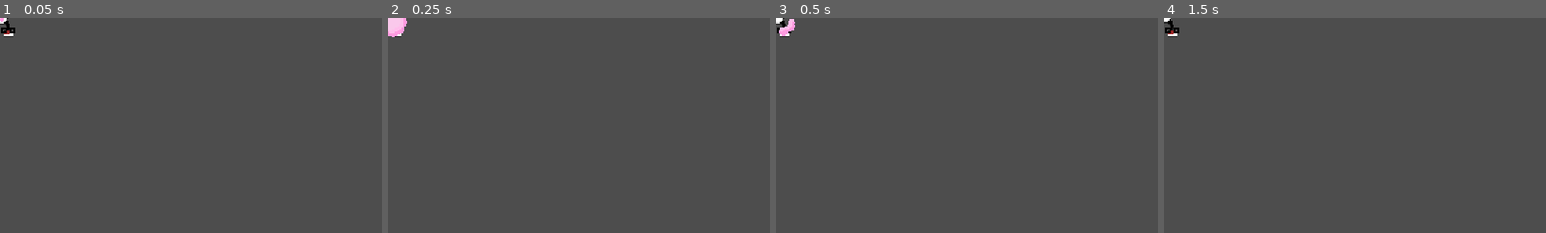
Above: before the commit, frames 1-4 (left to right).
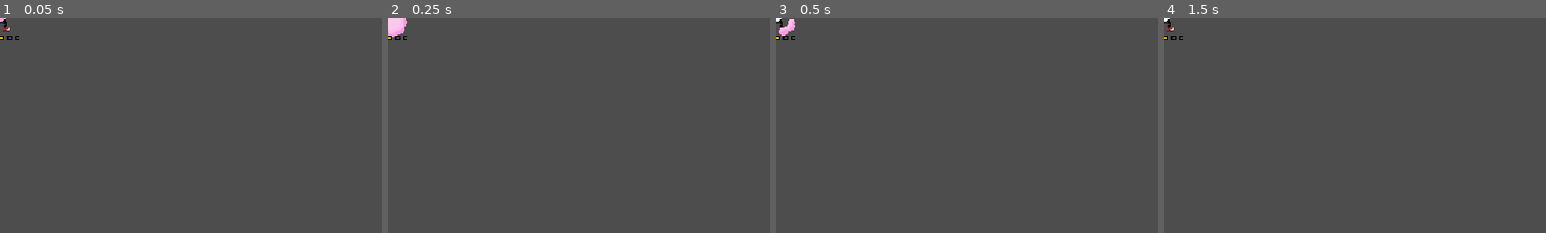
Above: after the commit, the same moments.

Repository: Jusbusy/game-off-2025
Game: Godot game, scene res://Units/Friendlies/f_melee.tscn
The game is run twice, just before and just after one commit, with the same random seed, the same clock (stepped at 60 frames per second) and the same inputs. This scene is started directly instead of the project's main scene.
Inputs (mouse positions are % of the whole screen's width and height, from its top left):
- Up to frame 1 (0.05 s): no input
- Up to frame 2 (0.25 s): no input
- Up to frame 3 (0.5 s): no input
- Up to frame 4 (1.5 s): tap Enter (end_turn) at 0.5, 0.6 s; move the mouse to (72, 45) at 0.52 s; click (72, 45) at 0.67 s; tap Space at 1.25 s; move the mouse to (30, 55) at 1.27 s; click (30, 55) at 1.35 s
The pictures show only the part of the screen within x 0-50%, y 0-50%; the shares and areas given below are measured in that part.

The runs differ from the first frame. In frame 1, 0.2% of the frame differs, in the area x 0-5%, y 0-11%; in frame 2, less than 0.1%; in frame 3, 0.2%; in frame 4, 0.2%.
Error in both runs: Attempt to call function 'get_node' in base 'null instance' on a null instance. (res://globals.gd:130)

Commit message:
Redesigned attack icon and health

Diff:
--- a/Units/Enemies/e_melee.tscn
+++ b/Units/Enemies/e_melee.tscn
@@ -59,18 +59,20 @@
 
 [node name="MainSprite" type="AnimatedSprite2D" parent="."]
 texture_filter = 1
-scale = Vector2(2, 2)
+scale = Vector2(1.5, 1.5)
 sprite_frames = SubResource("SpriteFrames_8hsi5")
 animation = &"idle"
 frame_progress = 0.18606228
 
 [node name="AttackIcon" type="Sprite2D" parent="."]
 texture_filter = 1
+position = Vector2(-25, 31)
 scale = Vector2(2, 2)
 texture = ExtResource("3_d5b6v")
 
 [node name="HealthBarSprite" type="Sprite2D" parent="."]
 texture_filter = 1
+position = Vector2(8, 12)
 scale = Vector2(2, 2)
 texture = ExtResource("4_w7606")
 
--- a/Units/Enemies/e_tank.tscn
+++ b/Units/Enemies/e_tank.tscn
@@ -60,18 +60,20 @@
 
 [node name="MainSprite" type="AnimatedSprite2D" parent="."]
 texture_filter = 1
-scale = Vector2(2, 2)
+scale = Vector2(1.5, 1.5)
 sprite_frames = SubResource("SpriteFrames_qxe85")
 animation = &"attack"
 frame_progress = 0.9256413
 
 [node name="AttackIcon" type="Sprite2D" parent="."]
 texture_filter = 1
+position = Vector2(-25, 31)
 scale = Vector2(2, 2)
 texture = ExtResource("3_5kw6y")
 
 [node name="HealthBarSprite" type="Sprite2D" parent="."]
 texture_filter = 1
+position = Vector2(8, 12)
 scale = Vector2(2, 2)
 texture = ExtResource("4_bsrau")
 
--- a/Units/Friendlies/f_melee.tscn
+++ b/Units/Friendlies/f_melee.tscn
@@ -1,52 +1,11 @@
-[gd_scene load_steps=13 format=3 uid="uid://be3sj3gckm8dw"]
+[gd_scene load_steps=8 format=3 uid="uid://be3sj3gckm8dw"]
 
 [ext_resource type="Script" uid="uid://da1eoycqb3jxt" path="res://unit.gd" id="1_v634n"]
-[ext_resource type="Texture2D" uid="uid://cj7g0p7clo6iq" path="res://Sprites/Unit Sprites/1024x1024_CoffeeCup_SpriteSheet.png" id="2_v634n"]
+[ext_resource type="SpriteFrames" uid="uid://ct8akx3gdfad5" path="res://Sprites/Unit Sprites/coffe_cup_anims.tres" id="2_t0inq"]
 [ext_resource type="Texture2D" uid="uid://f16gwyyvytur" path="res://Sprites/Attack Sprites/RockAttackIcon.png" id="3_t0inq"]
 [ext_resource type="Texture2D" uid="uid://dlvarjgfoh5je" path="res://Health Bar Sprites/HealthBar4.png" id="4_hsnt5"]
 [ext_resource type="SpriteFrames" uid="uid://b0vqeaclchg26" path="res://Sprites/Unit Sprites/poof_effect_anims.tres" id="5_t0inq"]
 [ext_resource type="AudioStream" uid="uid://ba4mn528rqepe" path="res://Audio/splash_sound.wav" id="5_tcbs7"]
-
-[sub_resource type="AtlasTexture" id="AtlasTexture_tcbs7"]
-atlas = ExtResource("2_v634n")
-region = Rect2(0, 0, 64, 64)
-
-[sub_resource type="AtlasTexture" id="AtlasTexture_t0inq"]
-atlas = ExtResource("2_v634n")
-region = Rect2(0, 64, 64, 64)
-
-[sub_resource type="AtlasTexture" id="AtlasTexture_hsnt5"]
-atlas = ExtResource("2_v634n")
-region = Rect2(0, 0, 64, 64)
-
-[sub_resource type="AtlasTexture" id="AtlasTexture_sxbv2"]
-atlas = ExtResource("2_v634n")
-region = Rect2(64, 0, 64, 64)
-
-[sub_resource type="SpriteFrames" id="SpriteFrames_712x5"]
-animations = [{
-"frames": [{
-"duration": 1.0,
-"texture": SubResource("AtlasTexture_tcbs7")
-}, {
-"duration": 1.0,
-"texture": SubResource("AtlasTexture_t0inq")
-}],
-"loop": false,
-"name": &"attack",
-"speed": 5.0
-}, {
-"frames": [{
-"duration": 1.0,
-"texture": SubResource("AtlasTexture_hsnt5")
-}, {
-"duration": 1.0,
-"texture": SubResource("AtlasTexture_sxbv2")
-}],
-"loop": true,
-"name": &"idle",
-"speed": 5.0
-}]
 
 [sub_resource type="AudioStreamRandomizer" id="AudioStreamRandomizer_t0inq"]
 random_pitch = 1.1
@@ -58,17 +17,19 @@
 
 [node name="MainSprite" type="AnimatedSprite2D" parent="."]
 texture_filter = 1
-scale = Vector2(2, 2)
-sprite_frames = SubResource("SpriteFrames_712x5")
+scale = Vector2(1.5, 1.5)
+sprite_frames = ExtResource("2_t0inq")
 animation = &"attack"
 
 [node name="AttackIcon" type="Sprite2D" parent="."]
 texture_filter = 1
+position = Vector2(-25, 31)
 scale = Vector2(2, 2)
 texture = ExtResource("3_t0inq")
 
 [node name="HealthBarSprite" type="Sprite2D" parent="."]
 texture_filter = 1
+position = Vector2(8, 12)
 scale = Vector2(2, 2)
 texture = ExtResource("4_hsnt5")
 
--- a/Units/Friendlies/f_peasant.tscn
+++ b/Units/Friendlies/f_peasant.tscn
@@ -58,16 +58,19 @@
 
 [node name="MainSprite" type="AnimatedSprite2D" parent="."]
 texture_filter = 1
+scale = Vector2(1.5, 1.5)
 sprite_frames = SubResource("SpriteFrames_5lb6s")
 animation = &"attack"
 
 [node name="AttackIcon" type="Sprite2D" parent="."]
 texture_filter = 1
+position = Vector2(-25, 31)
 scale = Vector2(2, 2)
 texture = ExtResource("3_yjbex")
 
 [node name="HealthBarSprite" type="Sprite2D" parent="."]
 texture_filter = 1
+position = Vector2(8, 12)
 scale = Vector2(2, 2)
 texture = ExtResource("4_pswu0")
 
--- a/Units/Friendlies/f_shield.tscn
+++ b/Units/Friendlies/f_shield.tscn
@@ -19,17 +19,19 @@
 
 [node name="MainSprite" type="AnimatedSprite2D" parent="."]
 texture_filter = 1
-scale = Vector2(2, 2)
+scale = Vector2(1.5, 1.5)
 sprite_frames = ExtResource("2_e2aj5")
 animation = &"attack"
 
 [node name="AttackIcon" type="Sprite2D" parent="."]
 texture_filter = 1
+position = Vector2(-25, 31)
 scale = Vector2(2, 2)
 texture = ExtResource("3_565an")
 
 [node name="HealthBarSprite" type="Sprite2D" parent="."]
 texture_filter = 1
+position = Vector2(8, 12)
 scale = Vector2(2, 2)
 texture = ExtResource("4_n2gfh")
 
Binary file changed: Sprites/Attack Sprites/PaperAttackIcon.png
Binary file changed: Sprites/Attack Sprites/RockAttackIcon.png
Binary file changed: Sprites/Attack Sprites/ScissorsAttackIcon.png
